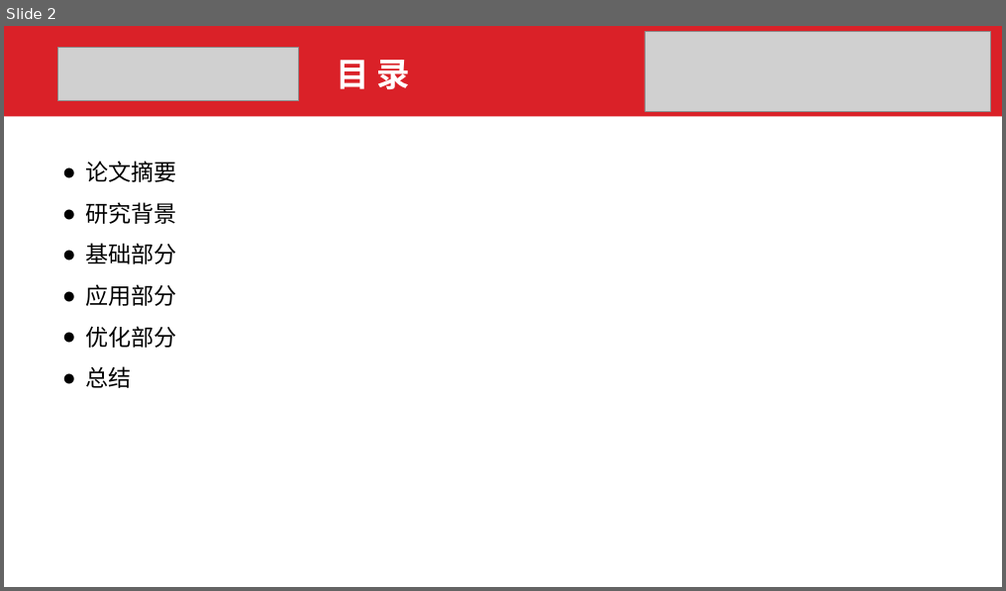
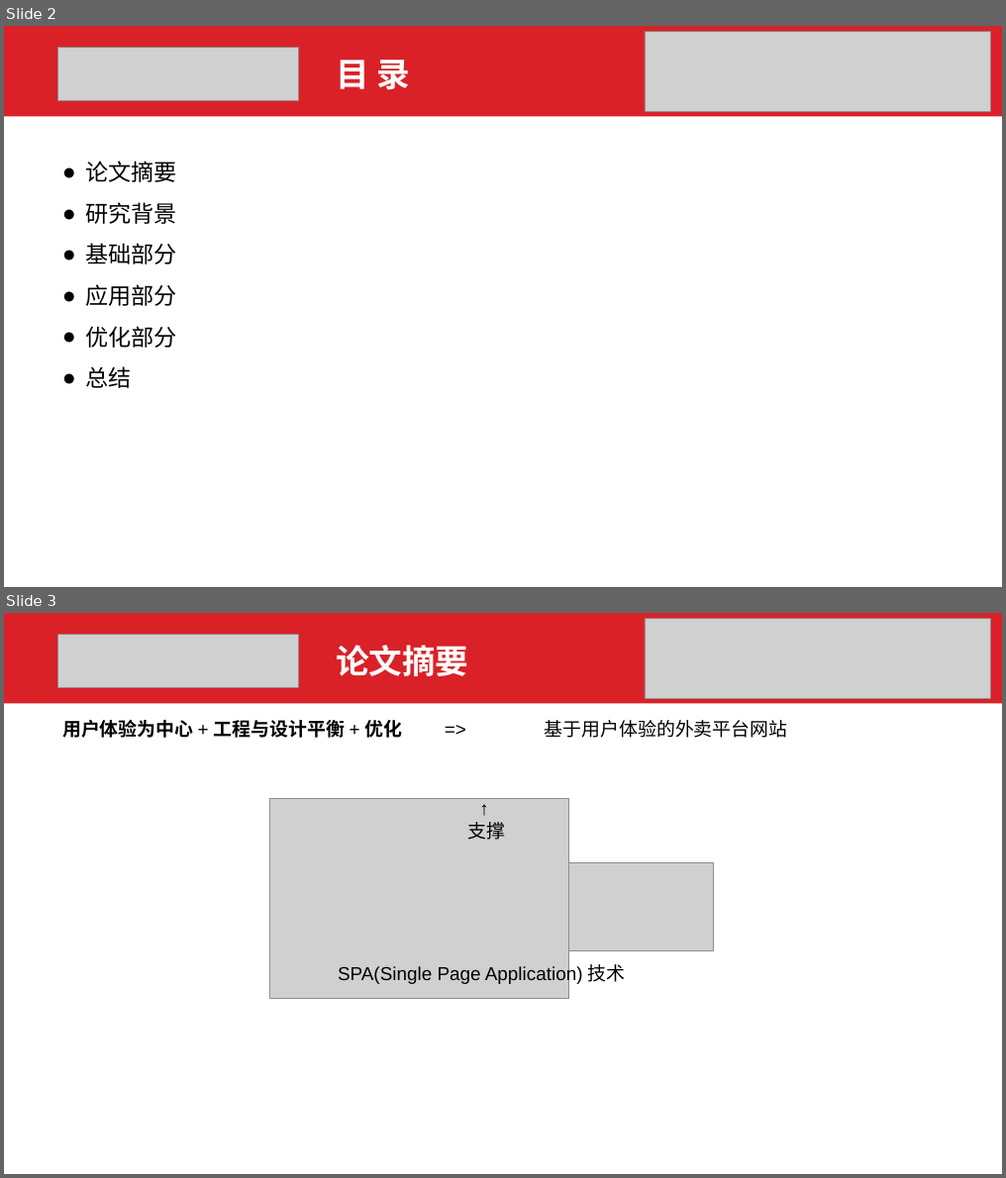
Before and after one commit to 0xcaffebabe/graduate-design, a slide deck: 答辩PPT.pptx. Shown one above the other, each under a label of ours: slide 2 before the commit, slides 2 and 3 after it. The pictures are 1006x591 and 1006x1178 pixels, drawn with LibreOffice and Linux fonts; fonts in the diff are those of the drawing; grey boxes stand for pictures. Boxes give left, top, right and bottom in pixels: in the first picture for what was removed or moved away, otherwise in the second. Text is boxed around its words. In the diff, an @@ line names an element or a change of style, - is before the commit and + after.

```diff
--- a/答辩PPT.pptx
+++ b/答辩PPT.pptx
@@ slide 3 added at (4,613,1002,1174), background #FFFFFF @@
@@ rectangle added at (4,613,1002,703), fill #DA2128 @@
@@ picture added at (57,635,298,688) @@
@@ picture added at (645,618,991,698) @@
@@ text added at (336,645,468,676), 32 pt, text #FFFFFF, bold @@
+论文摘要
@@ text added at (62,720,788,738), 18 pt, text #000000 @@
+用户体验为中心 + 工程与设计平衡 + 优化 => 基于用户体验的外卖平台网站
@@ picture added at (269,799,569,998) @@
@@ text added at (468,822,506,840), 18 pt, text #000000 @@
+↑
+支撑
@@ picture added at (568,863,713,952) @@
@@ text added at (338,964,626,985), 18 pt, text #000000 @@
+SPA(Single Page Application) 技术
```
Also in this commit, not shown: 1 slide changed, 2 other slides added, 1 other file.
